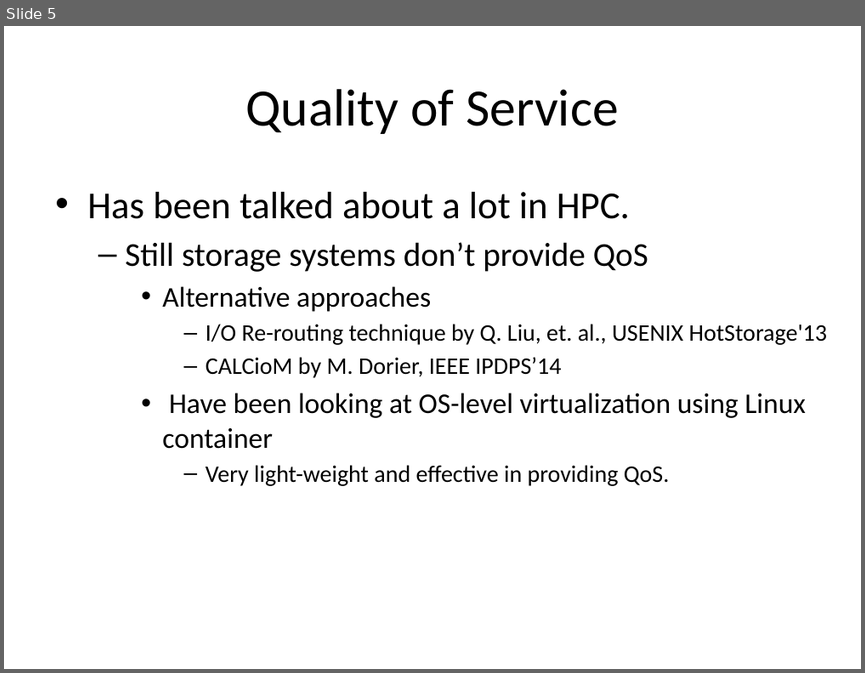
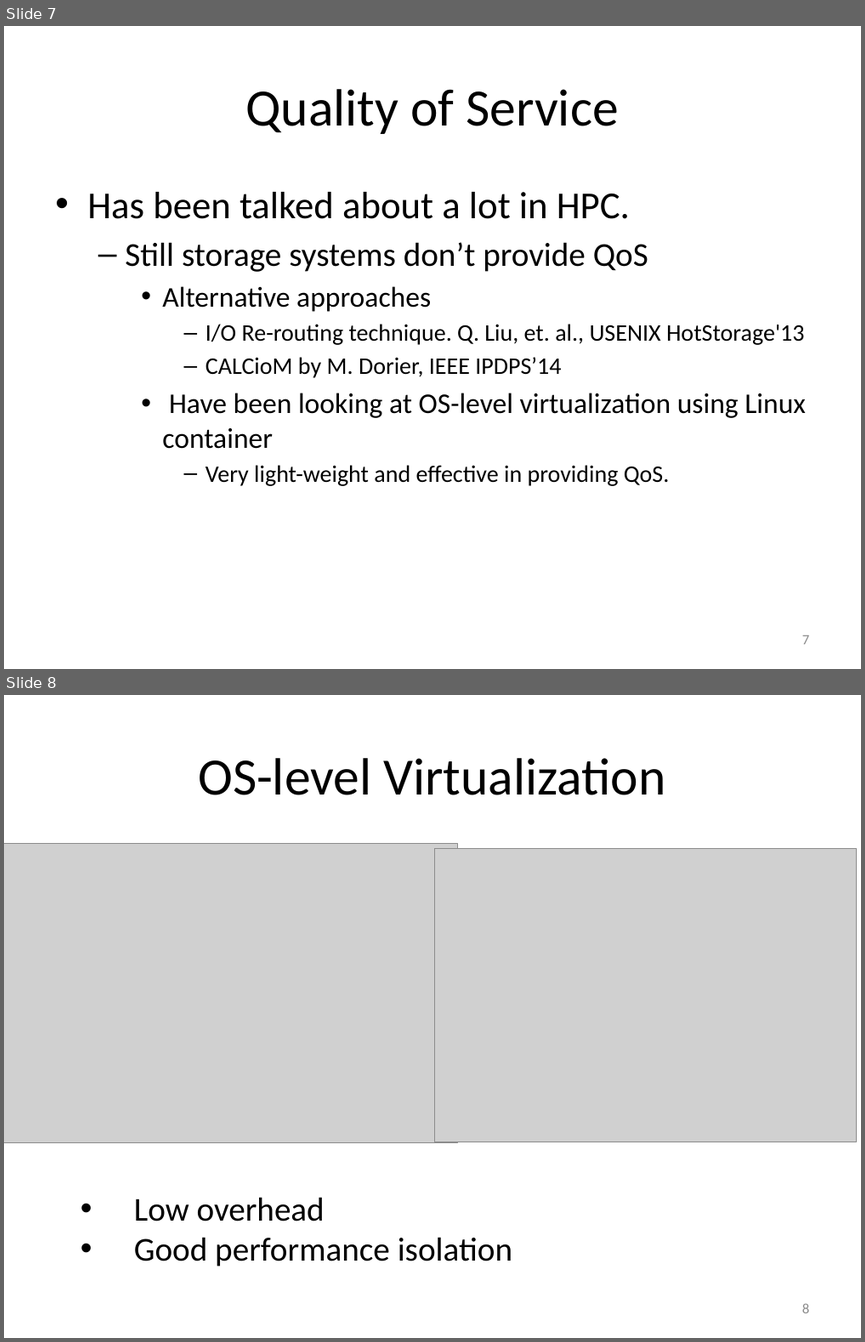
Before and after one commit to TPLink32/sirius, a slide deck: All-Hand-Meetings/AHM-10-14-2015/Presentations/SIRIUS_AHM-liu.pptx. Shown one above the other, each under a label of ours: slide 5 before the commit, slides 7 and 8 after it. The pictures are 865x673 and 865x1342 pixels, drawn with LibreOffice and Linux fonts; fonts in the diff are those of the drawing; grey boxes stand for pictures. Boxes give left, top, right and bottom in pixels: in the first picture for what was removed or moved away, otherwise in the second. Text is boxed around its words. In the diff, an @@ line names an element or a change of style, - is before the commit and + after.

```diff
--- a/All-Hand-Meetings/AHM-10-14-2015/Presentations/SIRIUS_AHM-liu.pptx
+++ b/All-Hand-Meetings/AHM-10-14-2015/Presentations/SIRIUS_AHM-liu.pptx
@@ slide 8 added at (4, 695, 861, 1338), background #FFFFFF @@
@@ title added at (198, 758, 665, 795), 44 pt, text #000000 @@
+OS-level Virtualization
@@ picture added at (4, 843, 457, 1142) @@
@@ picture added at (435, 848, 857, 1142) @@
@@ text added at (134, 1197, 512, 1266), 28 pt, text #000000 @@
+• Low overhead
+• Good performance isolation
@@ page number added at (802, 1303, 809, 1313), 12 pt, text #8C8C8C @@
+8
@@ what was slide 5 is now slide 7 @@
@@ slide 7 changed as well @@
@@ text at (205, 324, 805, 345): text changed @@
-      – I/O Re-routing technique by Q. Liu, et. al., USENIX HotStorage'13
+      – I/O Re-routing technique. Q. Liu, et. al., USENIX HotStorage'13
@@ page number added at (802, 635, 809, 644), 12 pt, text #8C8C8C @@
+7
```
Also in this commit, not shown: 4 other slides changed, 2 other slides added.
